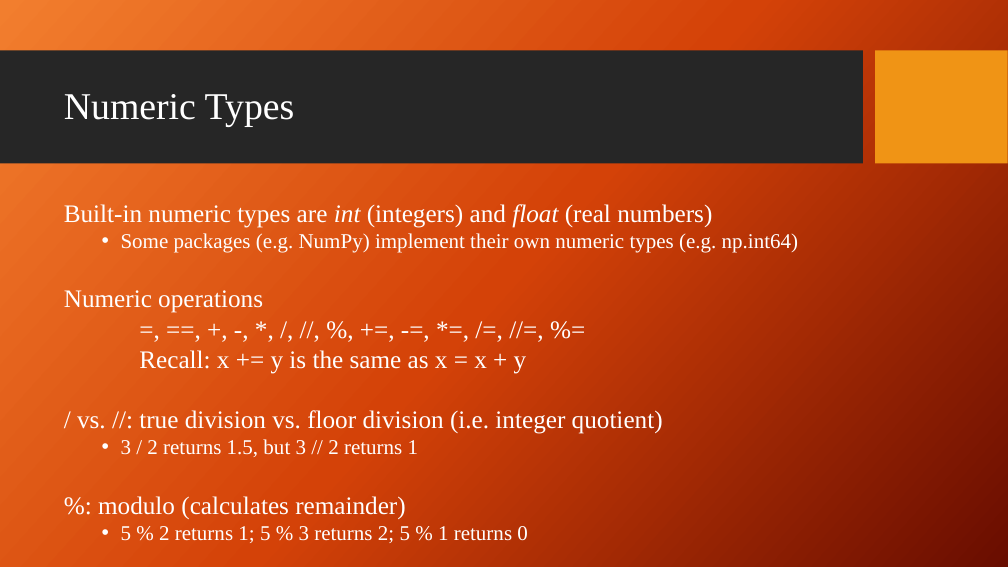
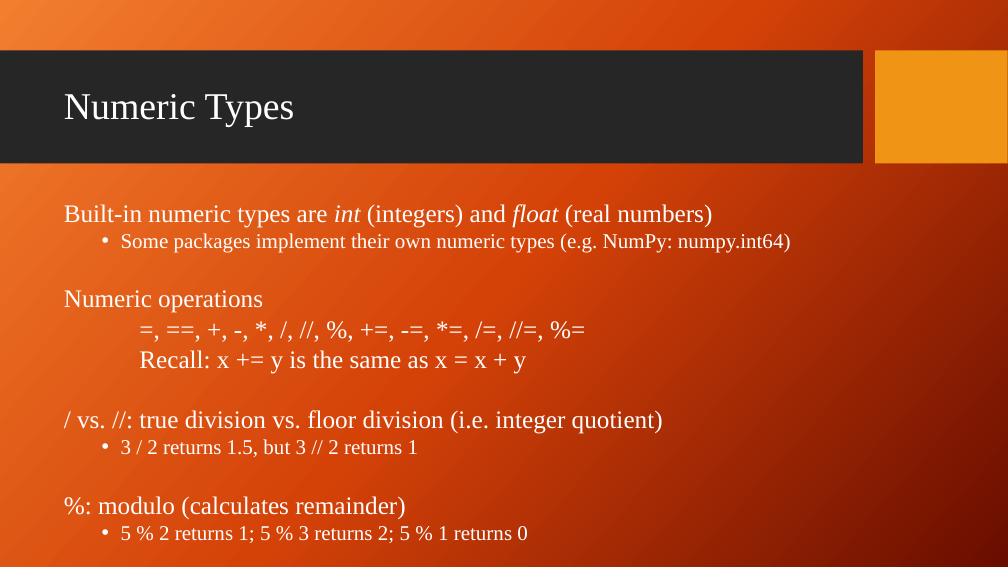
Before and after one commit to giganano/PythonBootcamp, a slide deck: slide 3 of slides/review.pptx. Drawn at 1008x567 pixels with LibreOffice and Linux fonts; fonts in the diff are those of the drawing; background and template pictures are left out. Boxes give left, top, right and bottom in pixels: in the first picture for what was removed or moved away, otherwise in the second. Text is boxed around its words. In the diff, an @@ line names an element or a change of style, - is before the commit and + after.

```diff
--- a/slides/review.pptx
+++ b/slides/review.pptx
@@ text at <box>121,233,791,253</box>: text changed @@
-  • Some packages (e.g. NumPy) implement their own numeric types (e.g. np.int64)
+  • Some packages implement their own numeric types (e.g. NumPy: numpy.int64)
```
Also in this commit, not shown: 10 other slides changed, 2 other files.
